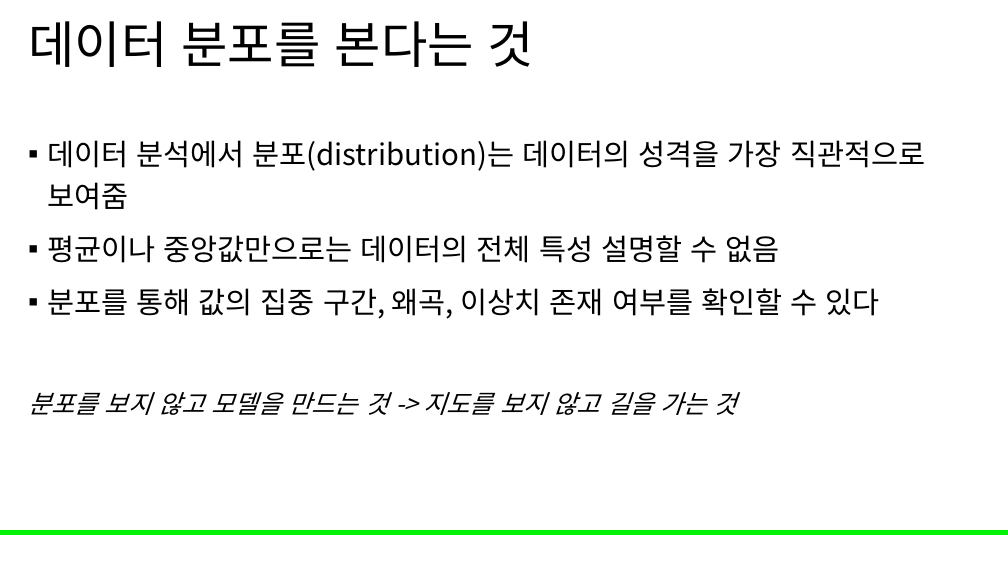
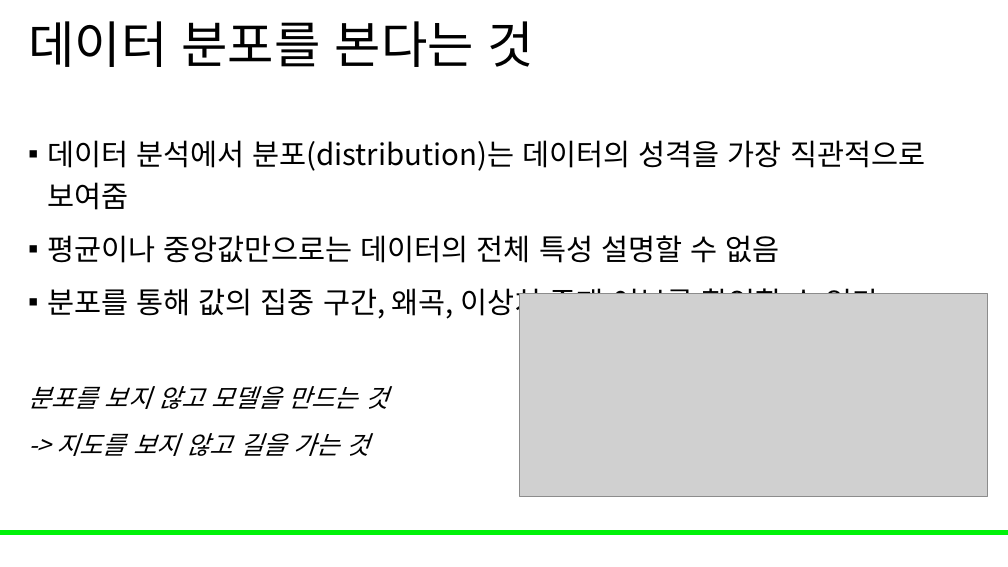
Before and after one commit to Leader-Lesson/KDT_RE_5th, a slide deck: slide 11 of material/5_AI/04_데이터 전처리와 EDA 기초.pptx. Drawn at 1008x567 pixels with LibreOffice and Linux fonts; fonts in the diff are those of the drawing; grey boxes stand for pictures; background and template pictures are left out. Boxes give left, top, right and bottom in pixels: in the first picture for what was removed or moved away, otherwise in the second. Text is boxed around its words. In the diff, an @@ line names an element or a change of style, - is before the commit and + after.

Commit message:
데이터 분석 추가

```diff
--- a/material/5_AI/04_데이터 전처리와 EDA 기초.pptx
+++ b/material/5_AI/04_데이터 전처리와 EDA 기초.pptx
@@ picture added at (x1=520, y1=293, x2=988, y2=496) @@
@@ text at (x1=28, y1=386, x2=388, y2=456): text changed @@
-분포를 보지 않고 모델을 만드는 것 -> 지도를 보지 않고 길을 가는 것
+분포를 보지 않고 모델을 만드는 것
+-> 지도를 보지 않고 길을 가는 것
```
Also in this commit, not shown: 4 other slides changed, 6 slides added.
